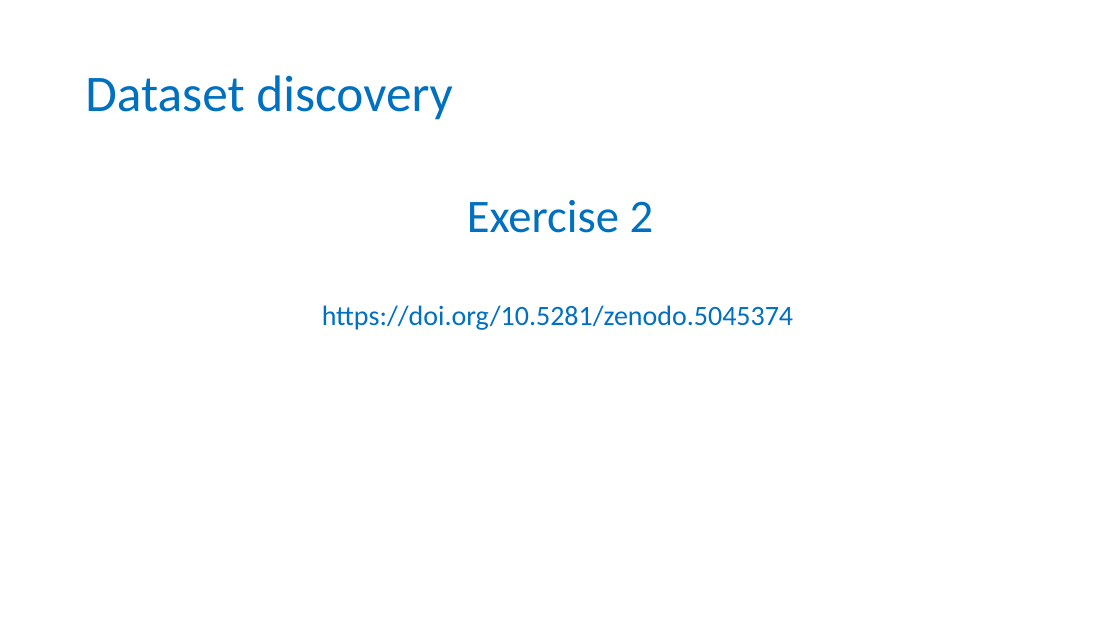
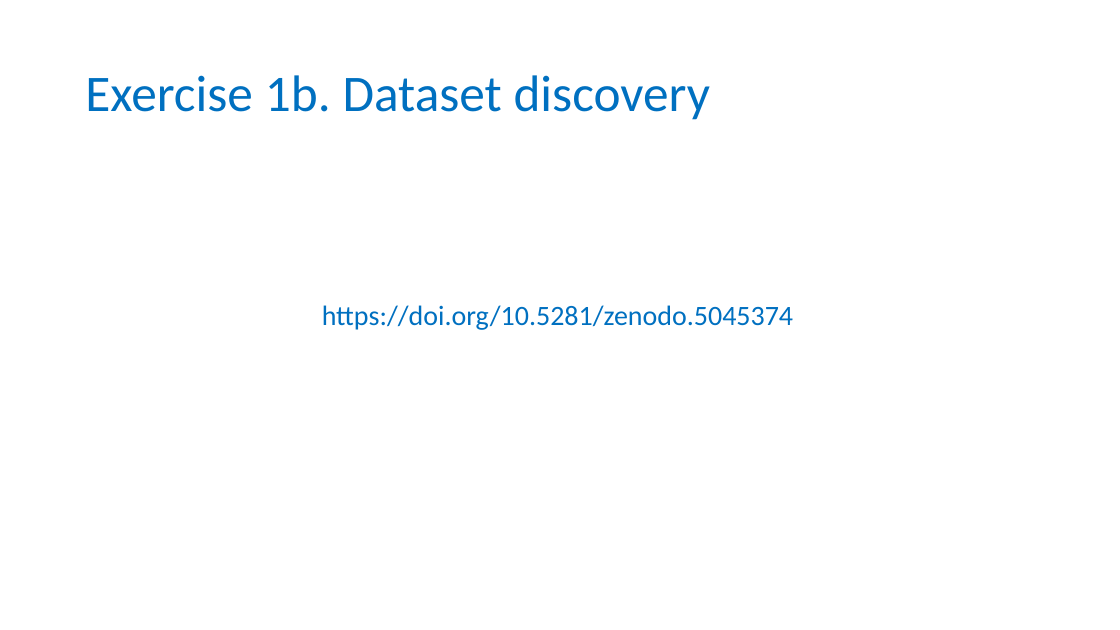
Before and after one commit to carpentries-incubator/fair-for-leaders, a slide deck: slide 7 of instructors/04-Public_repositories.pptx. Drawn at 1120x630 pixels with LibreOffice and Linux fonts; fonts in the diff are those of the drawing; background and template pictures are left out. Boxes give left, top, right and bottom in pixels: in the first picture for what was removed or moved away, otherwise in the second. Text is boxed around its words. In the diff, an @@ line names an element or a change of style, - is before the commit and + after.

Commit message:
updated FAIR exercise

```diff
--- a/instructors/04-Public_repositories.pptx
+++ b/instructors/04-Public_repositories.pptx
@@ title at box(85, 75, 710, 120): text changed @@
-Dataset discovery
+Exercise 1b. Dataset discovery
@@ text removed at box(467, 200, 654, 233) @@
-Exercise 2
```
Also in this commit, not shown: 5 other slides changed.
